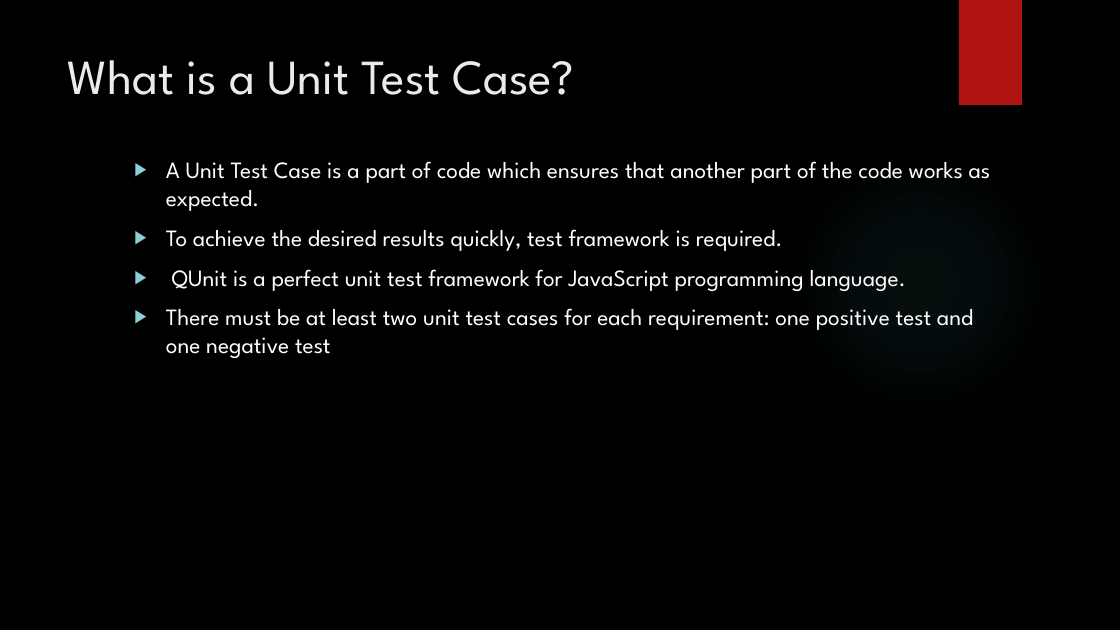
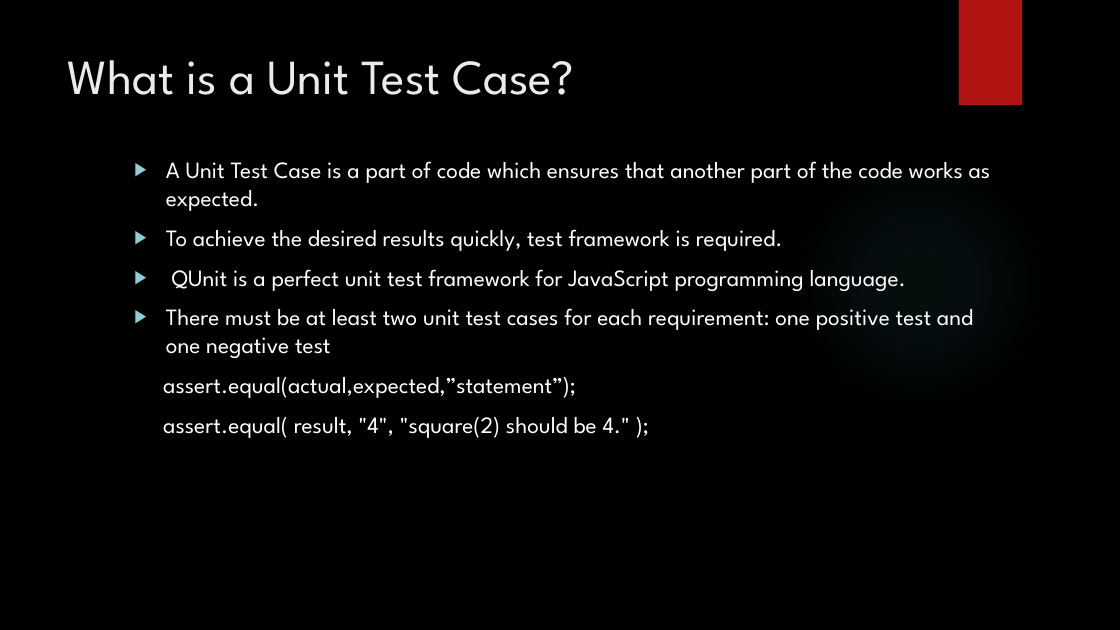
Before and after one commit to prashanthr036/qUnit-WS, a slide deck: slide 13 of docs/TestingQunit.pptx (slide 14 before the commit). Drawn at 1120x630 pixels with LibreOffice and Linux fonts; fonts in the diff are those of the drawing; background and template pictures are left out. Boxes give left, top, right and bottom in pixels: in the first picture for what was removed or moved away, otherwise in the second. Text is boxed around its words. In the diff, an @@ line names an element or a change of style, - is before the commit and + after.

```diff
--- a/docs/TestingQunit.pptx
+++ b/docs/TestingQunit.pptx
@@ text at (163,377,630,438): paragraphs added @@
+assert.equal(actual,expected,”statement”);
+assert.equal( result, "4", "square(2) should be 4." );
```
Also in this commit, not shown: 2 other slides changed.
